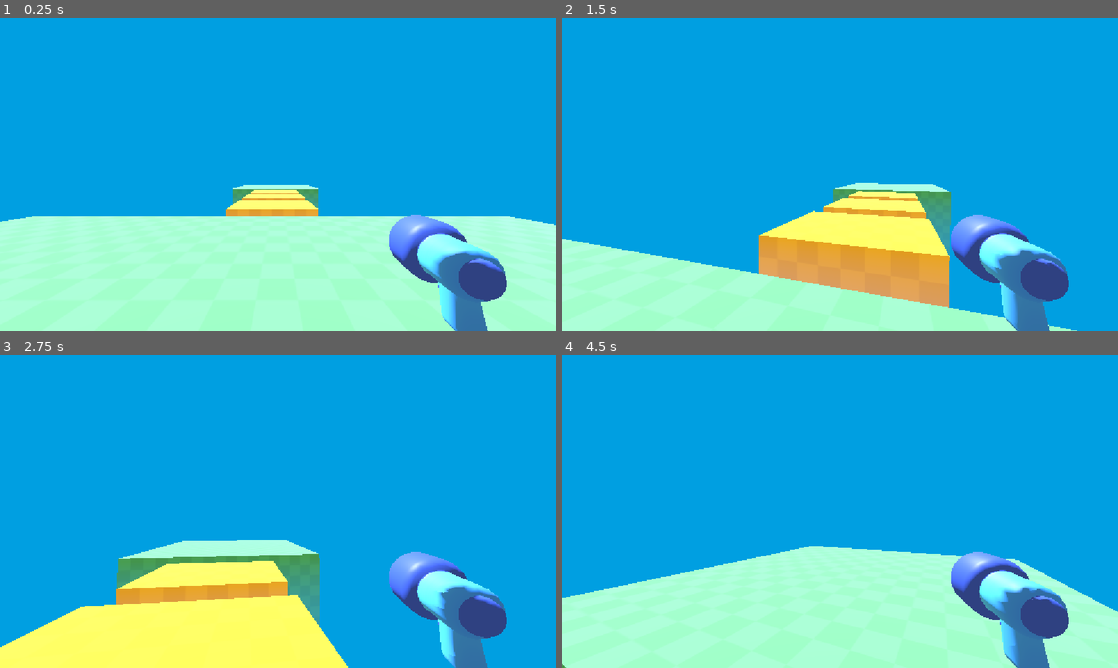
Above: before the commit, frames 1-4 (two rows, left to right).
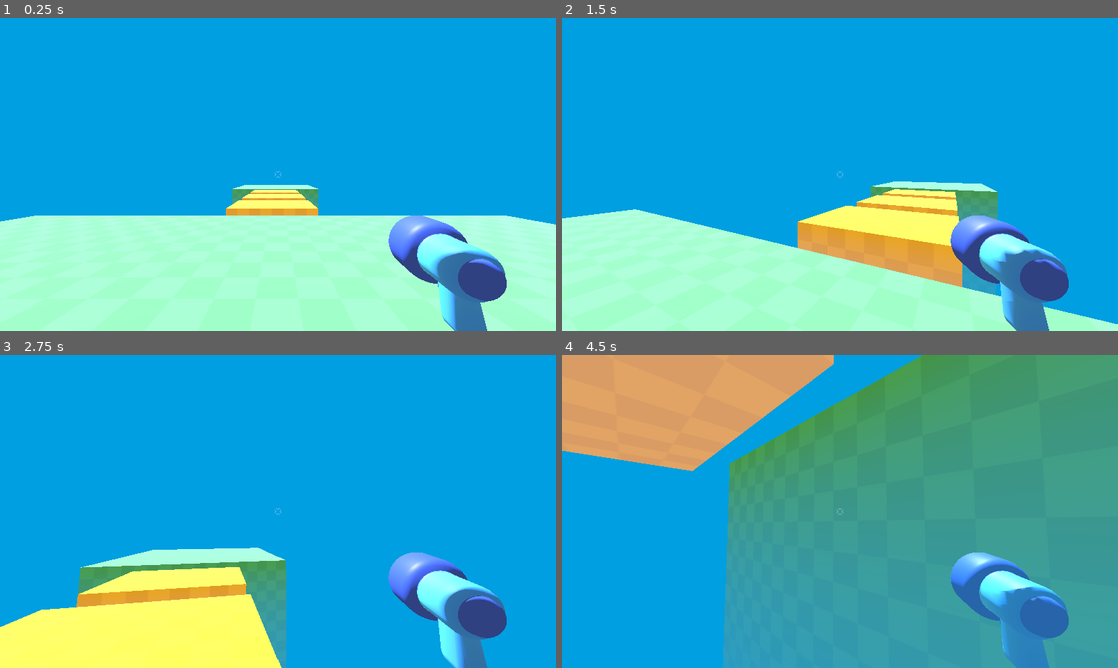
Above: after the commit, the same moments.

Repository: zjbanya/my_first_3d_game
Game: Godot game, scene res://level/temporary_level.tscn
Same seed, same stepped clock (60 frames per second), same inputs: the game is played once before the commit and once after it.
Inputs (mouse positions are in pixels of both pictures, inside the frame that each line leads up to):
- Up to frame 1 (0.25 s): no input
- Up to frame 2 (1.5 s): tap Enter at 0.5 s; move the mouse to (867, 174) at 0.52 s; hold W (move_forward) from 0.53 s (still down); tap Space (jump, bound only after the commit) at 0.6, 0.77, 1.07, 1.35 s; move the mouse to (812, 174) at 1.27 s
- Up to frame 3 (2.75 s): keep holding W (move_forward); tap Space (jump, bound only after the commit) at 1.52, 1.82, 2.1 s; move the mouse to (289, 505) at 2.02 s
- Up to frame 4 (4.5 s): keep holding W (move_forward); move the mouse to (834, 517) at 2.77 s; tap Space (jump, bound only after the commit) at 2.85, 3.02, 3.32, 3.6, 3.77, 4.07, 4.35 s; move the mouse to (878, 514) at 3.52 s; tap Escape (ui_cancel) at 4.15 s; move the mouse to (795, 508) at 4.27 s

The runs differ from the first frame. In frame 1, 0.5% of the frame differs, in the area x 0-100%, y 48-100%; in frame 2, 15%; in frame 3, 8.5%; in frame 4, 83%, in the area x 0-100%, y 0-100%.

Commit message:
[feat]: Coding the jump and fall

Diff:
--- a/player/player.gd
+++ b/player/player.gd
@@ -12,8 +12,10 @@
 		%Camera3D.rotation_degrees.x = clamp(
 			%Camera3D.rotation_degrees.x, -90.0, 90.0
 		)
+	elif event.is_action_pressed("ui_cancel"):
+		Input.set_mouse_mode(Input.MOUSE_MODE_VISIBLE)
 
-func _physics_process(_delta: float) -> void:
+func _physics_process(delta: float) -> void:
 	const SPEED = 5.5
 
 	var input_direction_2D = Input.get_vector(
@@ -27,4 +29,10 @@
 	velocity.x = direction.x * SPEED
 	velocity.z = direction.z * SPEED
 
+	velocity.y -= 20.0 * delta
+	if Input.is_action_just_pressed("jump") and is_on_floor():
+		velocity.y = 10.0
+	elif Input.is_action_just_released("jump") and velocity.y > 0.0:
+		velocity.y = 0
+
 	move_and_slide()
--- a/player/player.tscn
+++ b/player/player.tscn
@@ -2,6 +2,7 @@
 
 [ext_resource type="PackedScene" uid="uid://cnfhe1jo7khch" path="res://player/simple_gun/gun_model.glb" id="1_oul6g"]
 [ext_resource type="Script" uid="uid://bjuhv4u0pe18c" path="res://player/player.gd" id="1_rkbax"]
+[ext_resource type="Texture2D" uid="uid://bqu6y1e84tshd" path="res://player/reticle.png" id="3_g1dw6"]
 
 [sub_resource type="CapsuleShape3D" id="CapsuleShape3D_07orm"]
 
@@ -24,3 +25,19 @@
 [node name="MeshInstance3D" type="MeshInstance3D" parent="." unique_id=967270313]
 transform = Transform3D(1, 0, 0, 0, 1, 0, 0, 0, 1, 0, 1, 0)
 mesh = SubResource("CapsuleMesh_kqu6x")
+
+[node name="Reticle" type="TextureRect" parent="." unique_id=1374694151]
+modulate = Color(1, 1, 1, 0.41568628)
+anchors_preset = 8
+anchor_left = 0.5
+anchor_top = 0.5
+anchor_right = 0.5
+anchor_bottom = 0.5
+offset_left = -12.0
+offset_top = -12.0
+offset_right = 12.0
+offset_bottom = 12.0
+grow_horizontal = 2
+grow_vertical = 2
+texture = ExtResource("3_g1dw6")
+expand_mode = 1
--- a/project.godot
+++ b/project.godot
@@ -17,8 +17,9 @@
 
 [display]
 
-window/stretch/mode="canvas_items"
-window/stretch/aspect="expand"
+window/size/viewport_width=1920
+window/size/viewport_height=1080
+window/stretch/mode="viewport"
 
 [input]
 
@@ -46,6 +47,11 @@
 , Object(InputEventKey,"resource_local_to_scene":false,"resource_name":"","device":-1,"window_id":0,"alt_pressed":false …(186 unchanged characters)…
 ]
 }
+jump={
+"deadzone": 0.2,
+"events": [Object(InputEventKey,"resource_local_to_scene":false,"resource_name":"","device":-1,"window_id":0,"alt_pressed":false,"shift_pressed":false,"ctrl_pressed":false,"meta_pressed":false,"pressed":false,"keycode":0,"physical_keycode":32,"key_label":0,"unicode":32,"location":0,"echo":false,"script":null)
+]
+}
 
 [physics]
 
